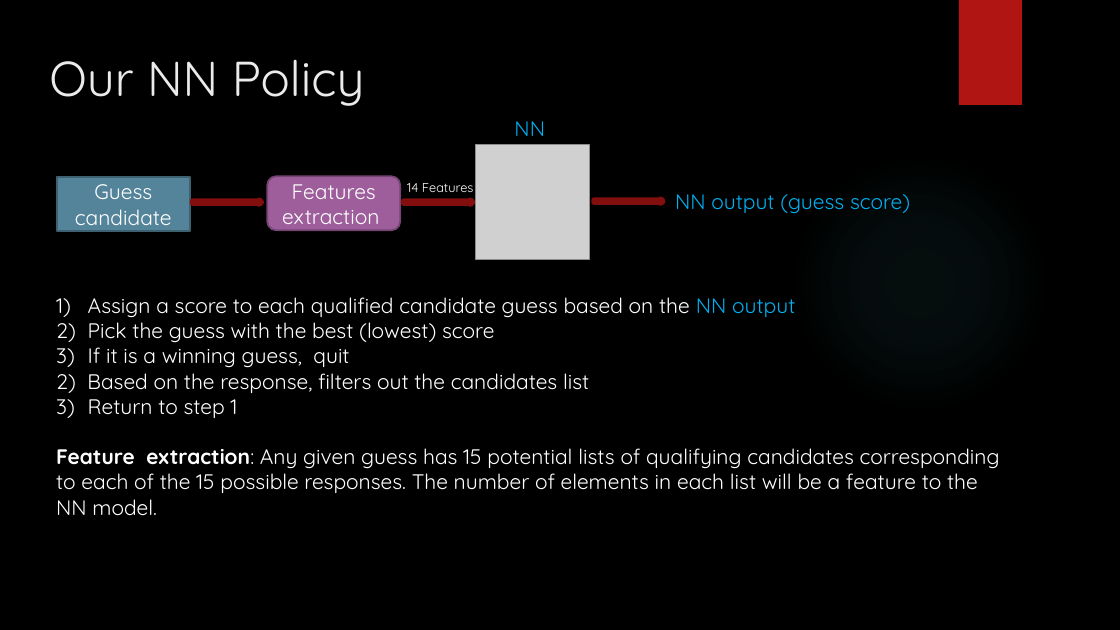
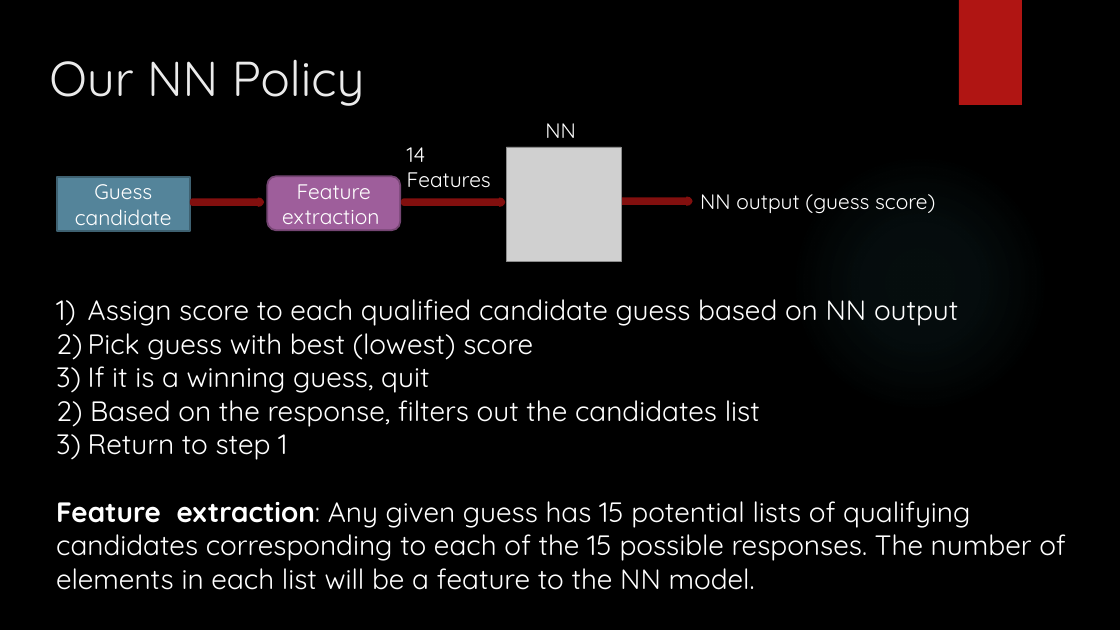
Before and after one commit to gilsh2/final_ai_project, a slide deck: slide 13 of ai_final_project_mastermind.pptx. Drawn at 1120x630 pixels with LibreOffice and Linux fonts; fonts in the diff are those of the drawing; grey boxes stand for pictures; background and template pictures are left out. Boxes give left, top, right and bottom in pixels: in the first picture for what was removed or moved away, otherwise in the second. Text is boxed around its words. In the diff, an @@ line names an element or a change of style, - is before the commit and + after.

```diff
--- a/ai_final_project_mastermind.pptx
+++ b/ai_final_project_mastermind.pptx
@@ text "NN" at bbox=[545, 123, 576, 138]: text colour #00B0F0 to #FFFFFF @@
@@ text "NN": place and size @@
-text "NN" at bbox=[514, 121, 545, 136]
+text "NN" at bbox=[545, 123, 576, 138]
@@ text at bbox=[407, 147, 491, 188]: text changed; size 11 to 18 pt @@
-14 Features
+14
+Features
@@ picture: place and size @@
-picture at bbox=[476, 145, 590, 259]
+picture at bbox=[507, 147, 621, 261]
@@ text in rounded rectangle at bbox=[282, 184, 379, 224]: text changed @@
-Features extraction
+Feature extraction
@@ right arrow: place and size @@
-right arrow at bbox=[404, 200, 473, 204]
+right arrow at bbox=[404, 200, 503, 204]
@@ right arrow: place and size @@
-right arrow at bbox=[594, 199, 663, 203]
+right arrow at bbox=[621, 199, 690, 203]
@@ text "NN output (guess score)": place and size @@
-text "NN output (guess score)" at bbox=[675, 194, 910, 213]
+text "NN output (guess score)" at bbox=[700, 194, 935, 214]
@@ text "NN output (guess score)" at bbox=[700, 194, 935, 214]: text colour #00B0F0 to #FFFFFF @@
@@ text at bbox=[88, 299, 958, 360]: text changed; size 18 to 24 pt @@
-1) Assign a score to each qualified candidate guess based on the NN output
-2) Pick the guess with the best (lowest) score
+1) Assign score to each qualified candidate guess based on NN output
+2) Pick guess with best (lowest) score
@@ text at bbox=[56, 358, 1066, 590]: size 18 to 24 pt in "If it is a winning guess, quit", "2) Based on the response, filters out ...", "Return to step 1", "Feature extraction: Any given guess has 15 ..." @@
```
Also in this commit, not shown: 12 other slides changed, 1 slide removed.
